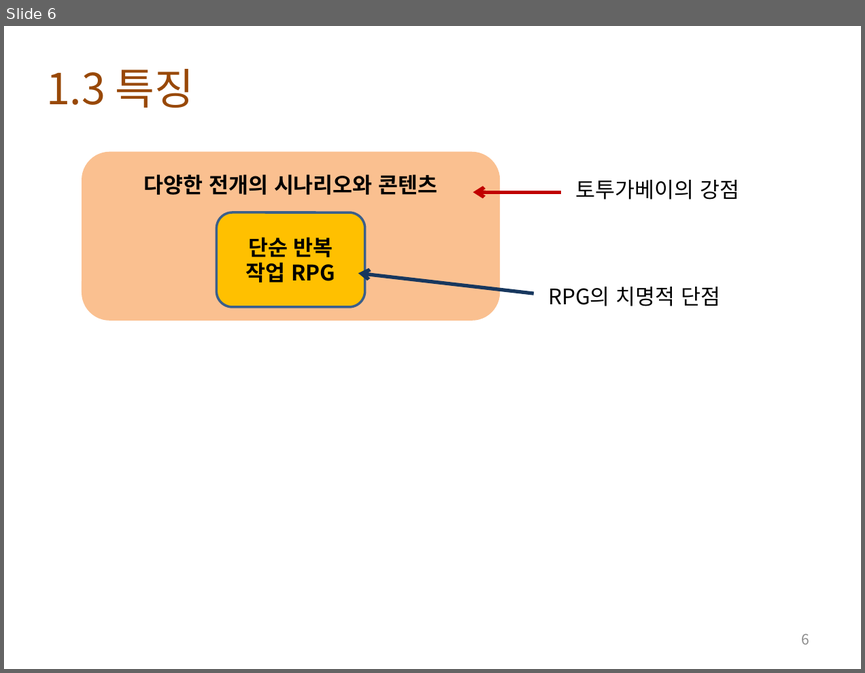
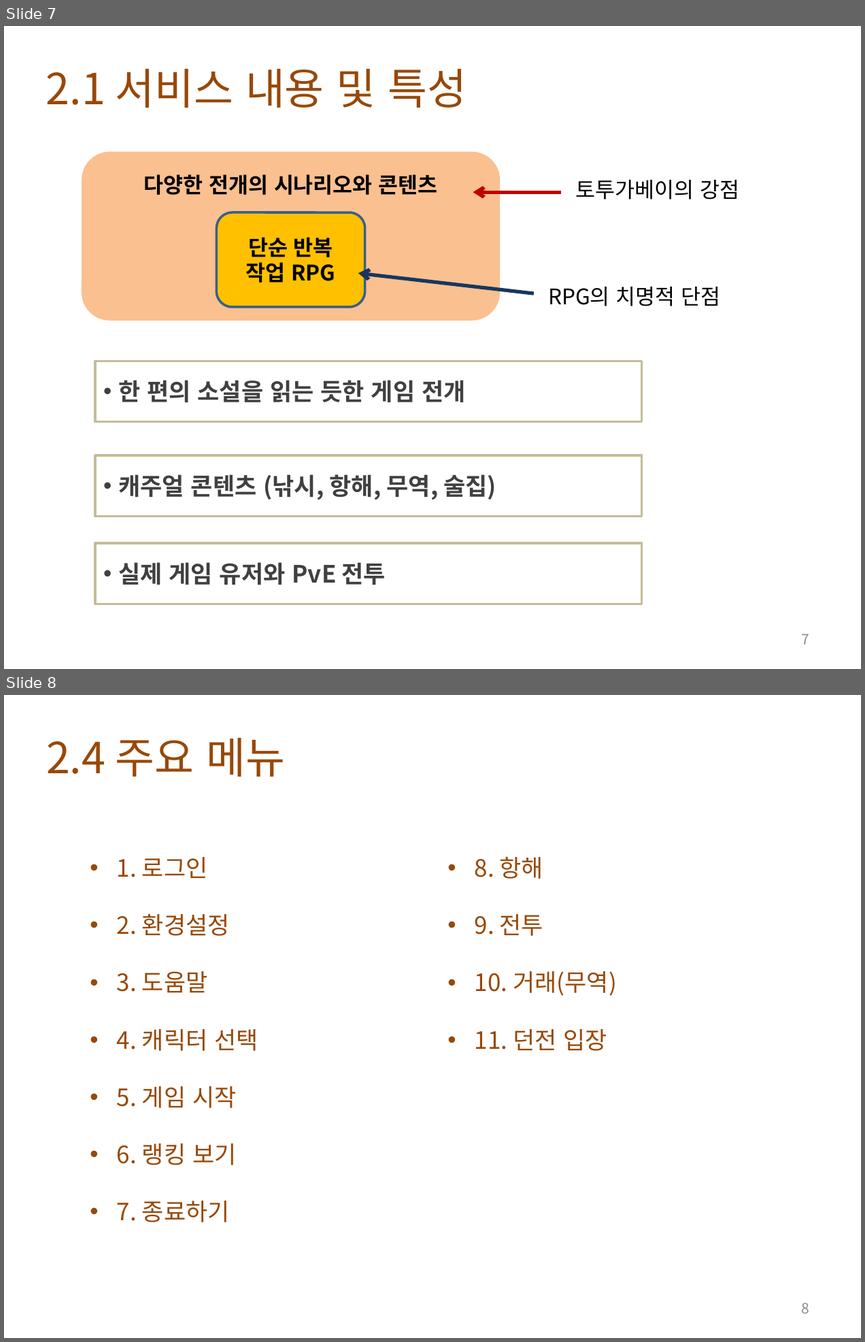
Before and after one commit to lge920904/planning_contest, a slide deck: tortuga bay 1.pptx. Shown one above the other, each under a label of ours: slide 6 before the commit, slides 7 and 8 after it. The pictures are 865x673 and 865x1342 pixels, drawn with LibreOffice and Linux fonts; fonts in the diff are those of the drawing; background and template pictures are left out. Boxes give left, top, right and bottom in pixels: in the first picture for what was removed or moved away, otherwise in the second. Text is boxed around its words. In the diff, an @@ line names an element or a change of style, - is before the commit and + after.

```diff
--- a/tortuga bay 1.pptx
+++ b/tortuga bay 1.pptx
@@ slide 8 added at bbox=[4, 695, 861, 1338], background picture (left out) @@
@@ text added at bbox=[46, 738, 285, 777], 36 pt, text #984807 @@
+2.4 주요 메뉴
@@ text added at bbox=[117, 857, 258, 1222], 20 pt, text #984807 @@
+• 1. 로그인
+• 2. 환경설정
+• 3. 도움말
+• 4. 캐릭터 선택
+• 5. 게임 시작
+• 6. 랭킹 보기
+• 7. 종료하기
@@ text added at bbox=[475, 856, 617, 1051], 20 pt, text #984807 @@
+• 8. 항해
+• 9. 전투
+• 10. 거래(무역)
+• 11. 던전 입장
@@ page number added at bbox=[802, 1302, 810, 1313], 12 pt, text #8C8C8C @@
+8
@@ what was slide 6 is now slide 7 @@
@@ slide 7 changed as well @@
@@ text at bbox=[46, 69, 466, 108]: text changed @@
-1.3 특징
+2.1 서비스 내용 및 특성
@@ rectangle added at bbox=[95, 361, 641, 422], outline #C4BD97 2 pt, 20 pt, text #404040, bold @@
+• 한 편의 소설을 읽는 듯한 게임 전개
@@ rectangle added at bbox=[95, 455, 641, 516], outline #C4BD97 2 pt, 20 pt, text #404040, bold @@
+• 캐주얼 콘텐츠 (낚시, 항해, 무역, 술집)
@@ rectangle added at bbox=[95, 543, 641, 603], outline #C4BD97 2 pt, 20 pt, text #404040, bold @@
+• 실제 게임 유저와 PvE 전투
@@ page number at bbox=[802, 633, 810, 644]: text changed @@
-6
+7
```
Also in this commit, not shown: 4 other slides changed, 12 other slides added, 1 slide removed, 2 other files.
